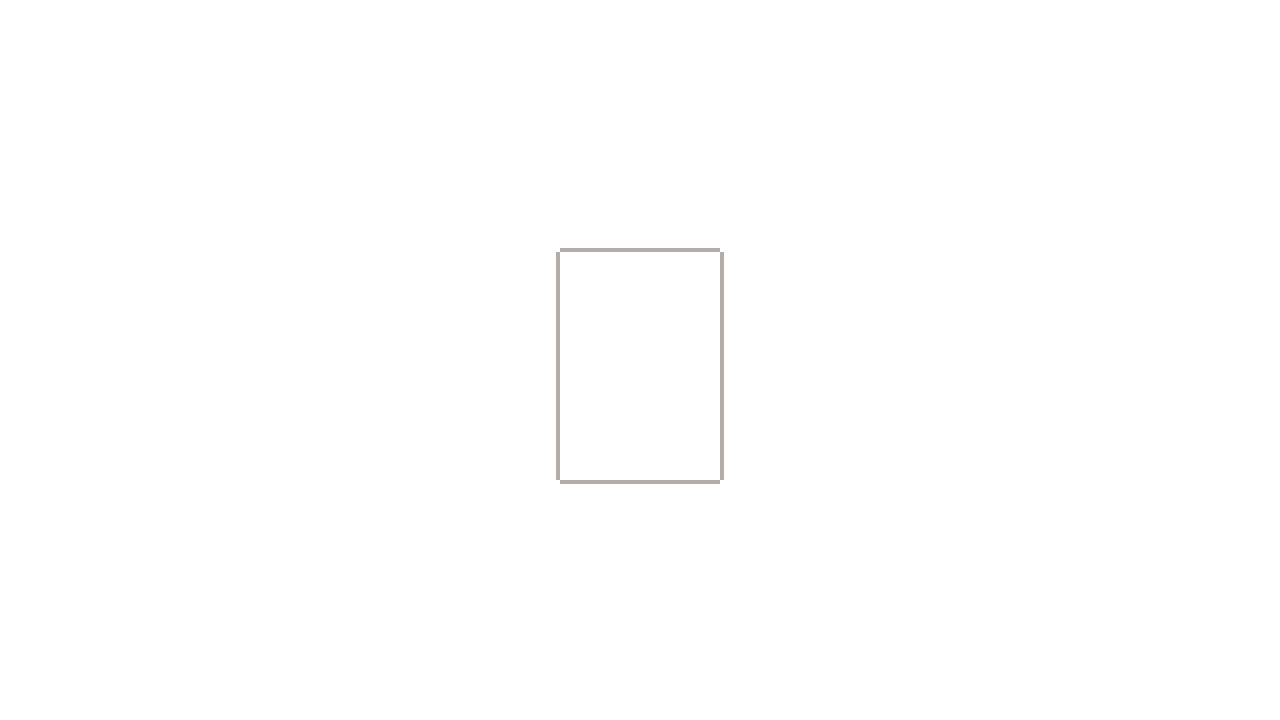
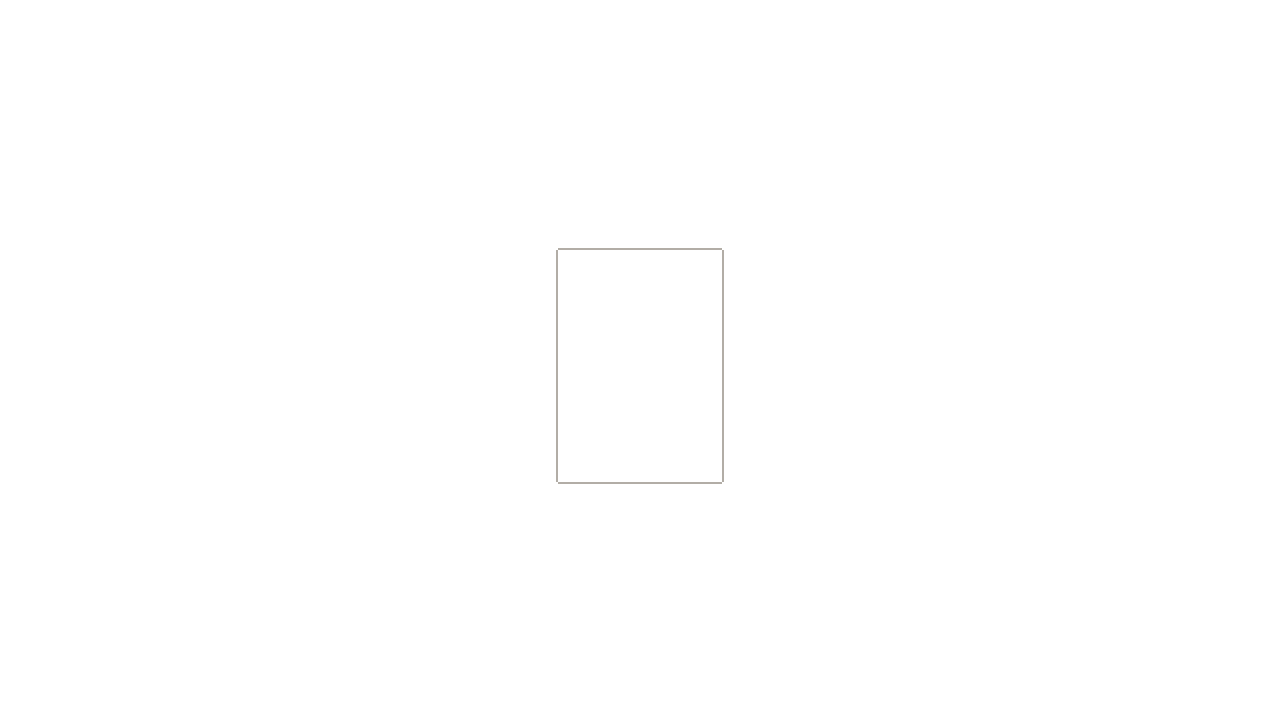
Revision of a layered 1280px x 720px image; what changed, layer by layer:
painted on "Sketch" over bbox(556, 248, 724, 484)
